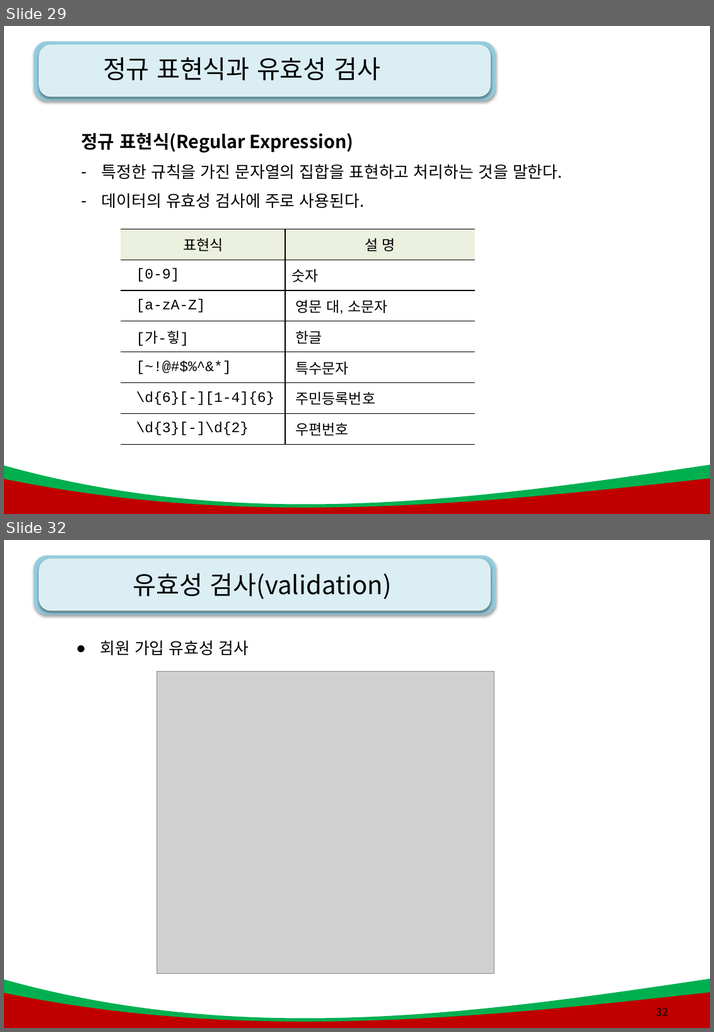
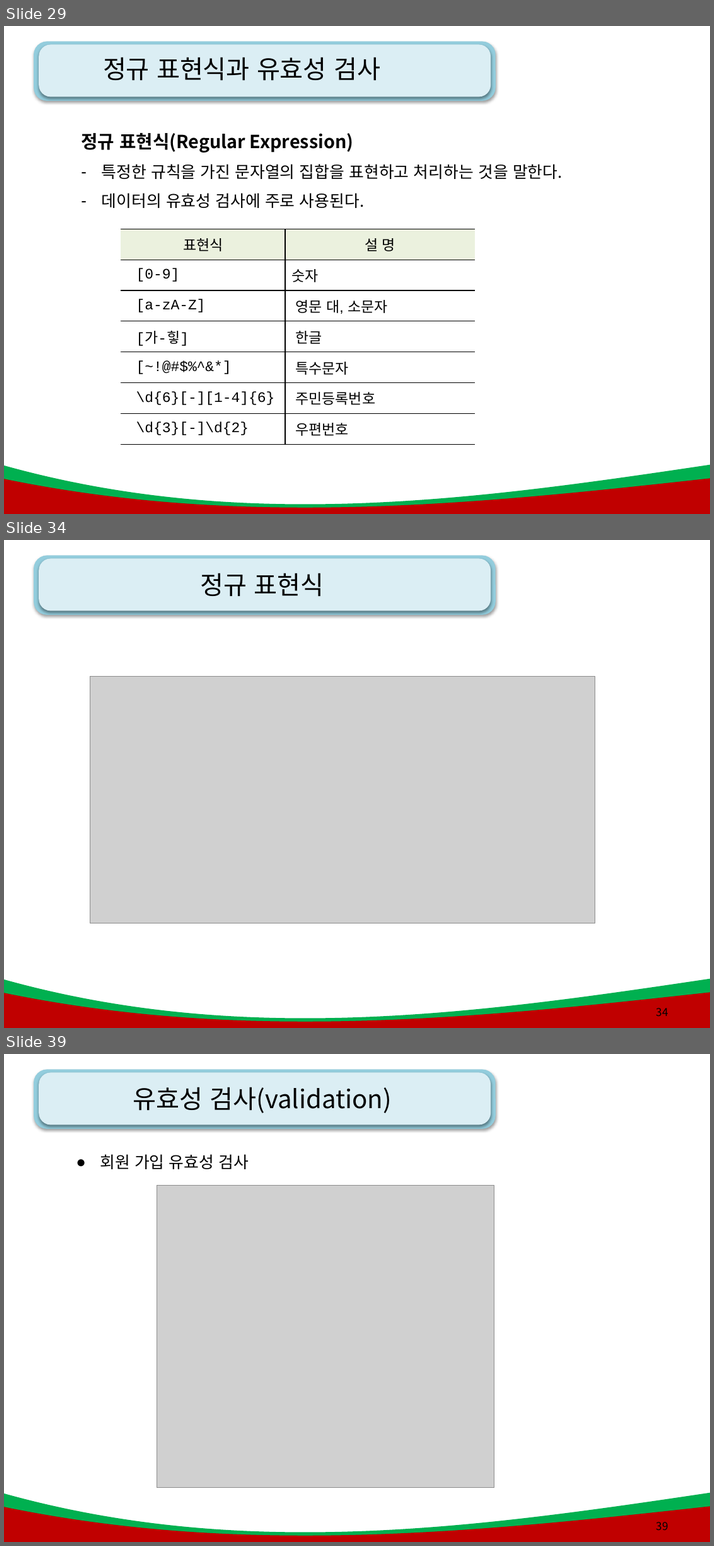
Before and after one commit to kiyongee2/green_project_web, a slide deck: js_ppt/8강. js_폼과 정규표현식.pptx. Shown one above the other, each under a label of ours: slides 29 and 32 before the commit, slides 29, 34 and 39 after it; the slides between them are not shown. The pictures are 714x1032 and 714x1546 pixels, drawn with LibreOffice and Linux fonts; fonts in the diff are those of the drawing; grey boxes stand for pictures; background and template pictures are left out. Boxes give left, top, right and bottom in pixels: in the first picture for what was removed or moved away, otherwise in the second. Text is boxed around its words. In the diff, an @@ line names an element or a change of style, - is before the commit and + after.

```diff
--- a/js_ppt/8강. js_폼과 정규표현식.pptx
+++ b/js_ppt/8강. js_폼과 정규표현식.pptx
@@ slide 34 added at bbox=[4, 540, 710, 1028], background #FFFFFF; not listed: 4 template elements that a slide beside it also shows @@
@@ title added at bbox=[201, 573, 324, 596], 28 pt, text #000000 @@
+정규 표현식
@@ picture added at bbox=[90, 677, 595, 924] @@
@@ page number added at bbox=[655, 1008, 667, 1016], 12 pt, text #000000 @@
+34
@@ what was slide 32 is now slide 39 @@
@@ page number at bbox=[655, 1522, 667, 1530]: text changed @@
-32
+39
```
Also in this commit, not shown: 2 slides changed, 6 other slides added, 23 other files.
